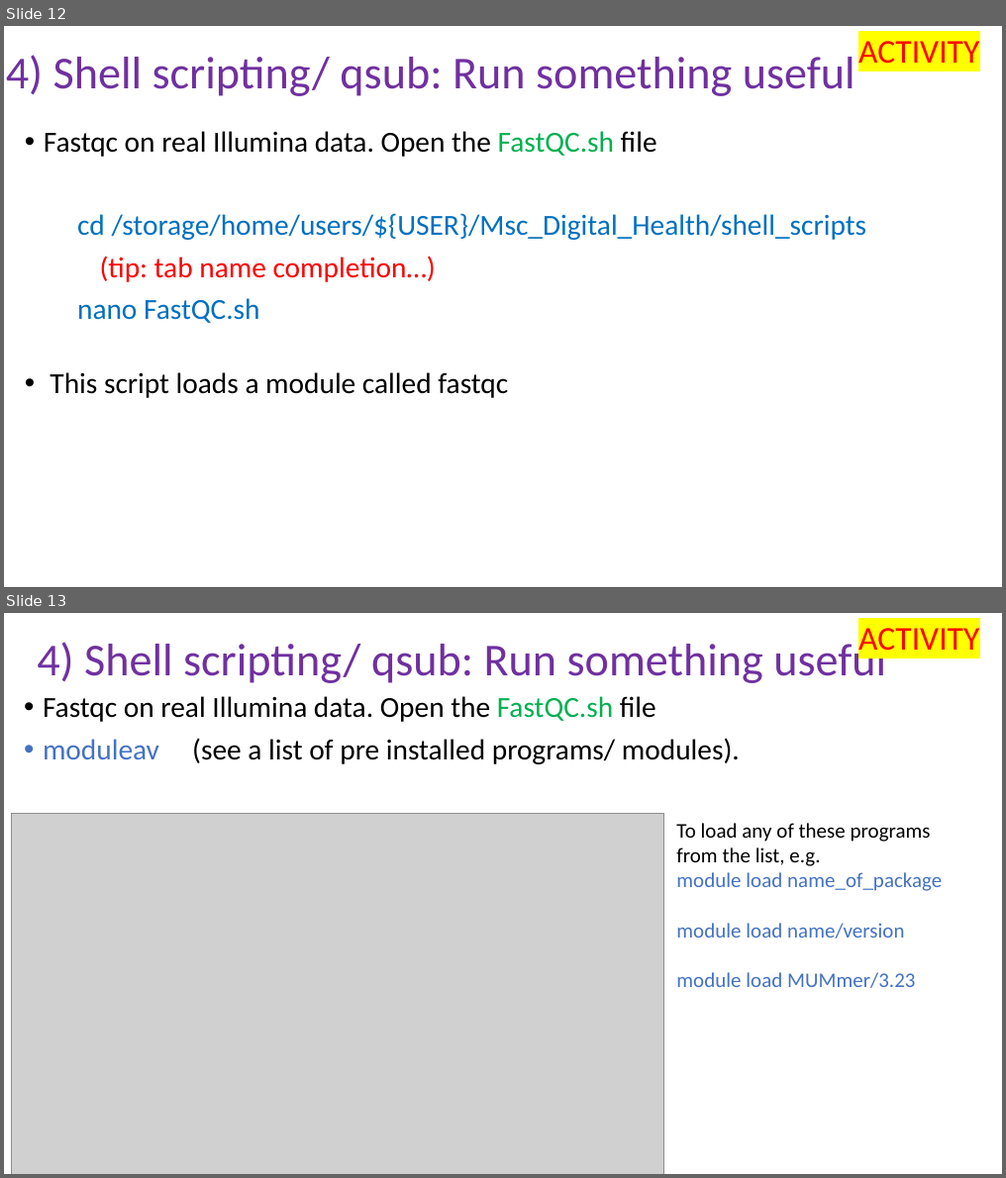
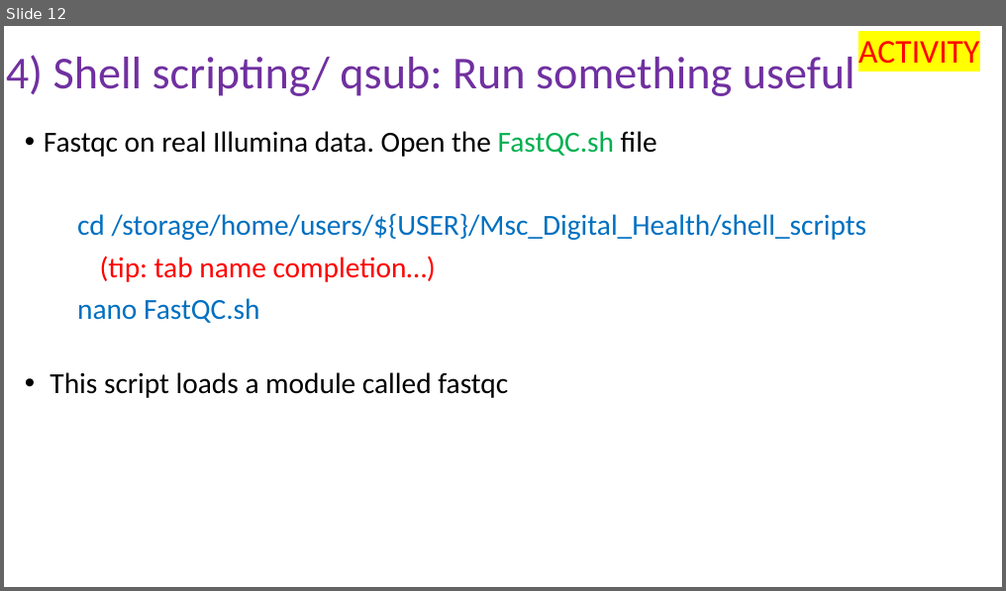
Before and after one commit to peterthorpe5/Msc_Digital_Health, a slide deck: powerpoint/4_Shell_scripting.pptx. Shown one above the other, each under a label of ours: slides 12 and 13 before the commit, slide 12 after it. The pictures are 1006x1178 and 1006x591 pixels, drawn with LibreOffice and Linux fonts; fonts in the diff are those of the drawing; grey boxes stand for pictures. Boxes give left, top, right and bottom in pixels: in the first picture for what was removed or moved away, otherwise in the second. Text is boxed around its words. In the diff, an @@ line names an element or a change of style, - is before the commit and + after.

```diff
--- a/powerpoint/4_Shell_scripting.pptx
+++ b/powerpoint/4_Shell_scripting.pptx
@@ slide 13 removed at <box>4,613,1002,1174</box>, background #FFFFFF @@
@@ title removed at <box>37,637,886,683</box> @@
-4) Shell scripting/ qsub: Run something useful
@@ text removed at <box>858,628,979,651</box> @@
-ACTIVITY
@@ text removed at <box>43,696,740,764</box> @@
-• Fastqc on real Illumina data. Open the FastQC.sh file
-• moduleav (see a list of pre installed programs/ modules).
@@ picture removed at <box>12,814,664,1174</box> @@
@@ text removed at <box>676,823,942,988</box> @@
-To load any of these programs from the list, e.g.
-module load name_of_package
-module load name/version
-module load MUMmer/3.23
```
Also in this commit, not shown: 5 other files.
